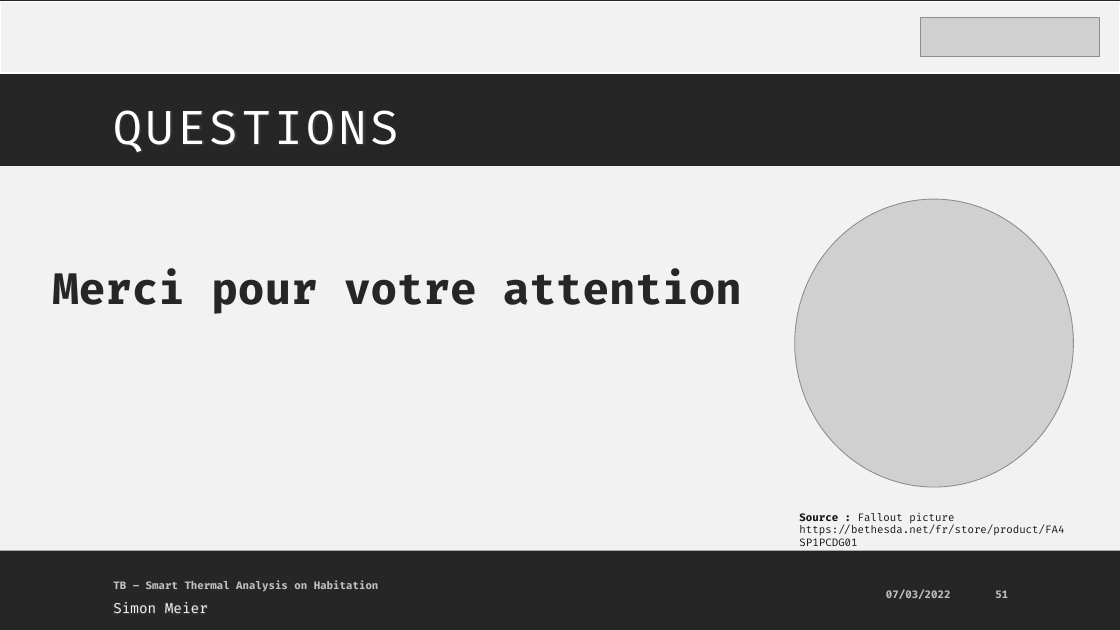
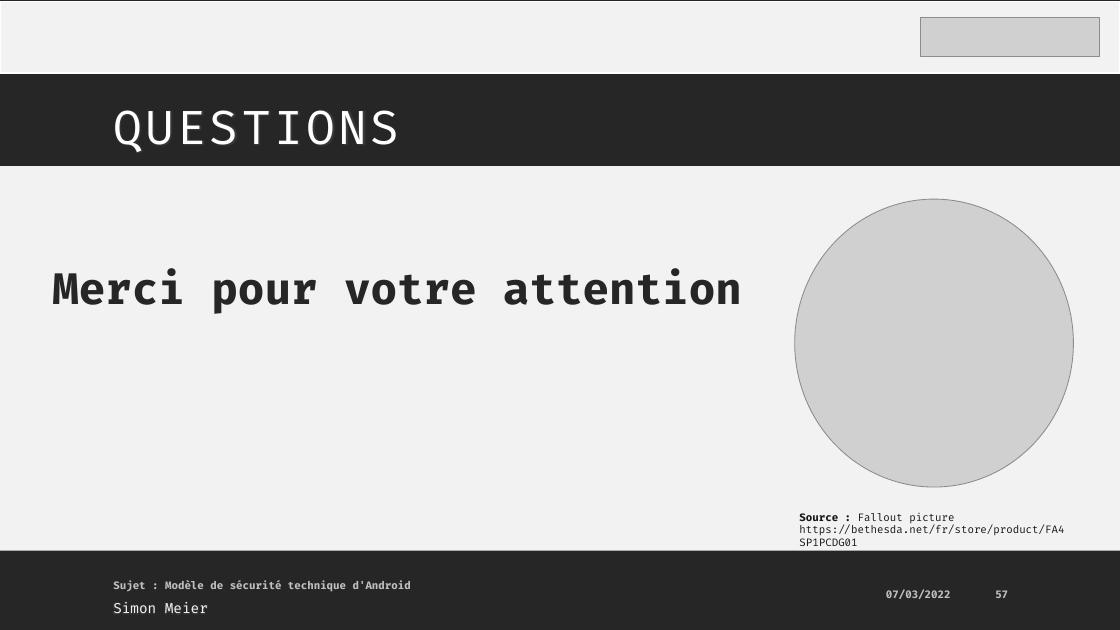
Before and after one commit to MrAresInFlesh/HeArcSecurityWorkspace, a slide deck: slide 57 of presentation/Presentation_ModeleSecuriteAndroid.pptx (slide 51 before the commit). Drawn at 1120x630 pixels with LibreOffice and Linux fonts; fonts in the diff are those of the drawing; grey boxes stand for pictures. Boxes give left, top, right and bottom in pixels: in the first picture for what was removed or moved away, otherwise in the second. Text is boxed around its words. In the diff, an @@ line names an element or a change of style, - is before the commit and + after.

```diff
--- a/presentation/Presentation_ModeleSecuriteAndroid.pptx
+++ b/presentation/Presentation_ModeleSecuriteAndroid.pptx
@@ text at <box>113,581,411,592</box>: text changed @@
-TB – Smart Thermal Analysis on Habitation
+Sujet : Modèle de sécurité technique d'Android
@@ page number at <box>995,590,1008,598</box>: text changed @@
-51
+57
```
Also in this commit, not shown: 6 slides added, 10 other files.
